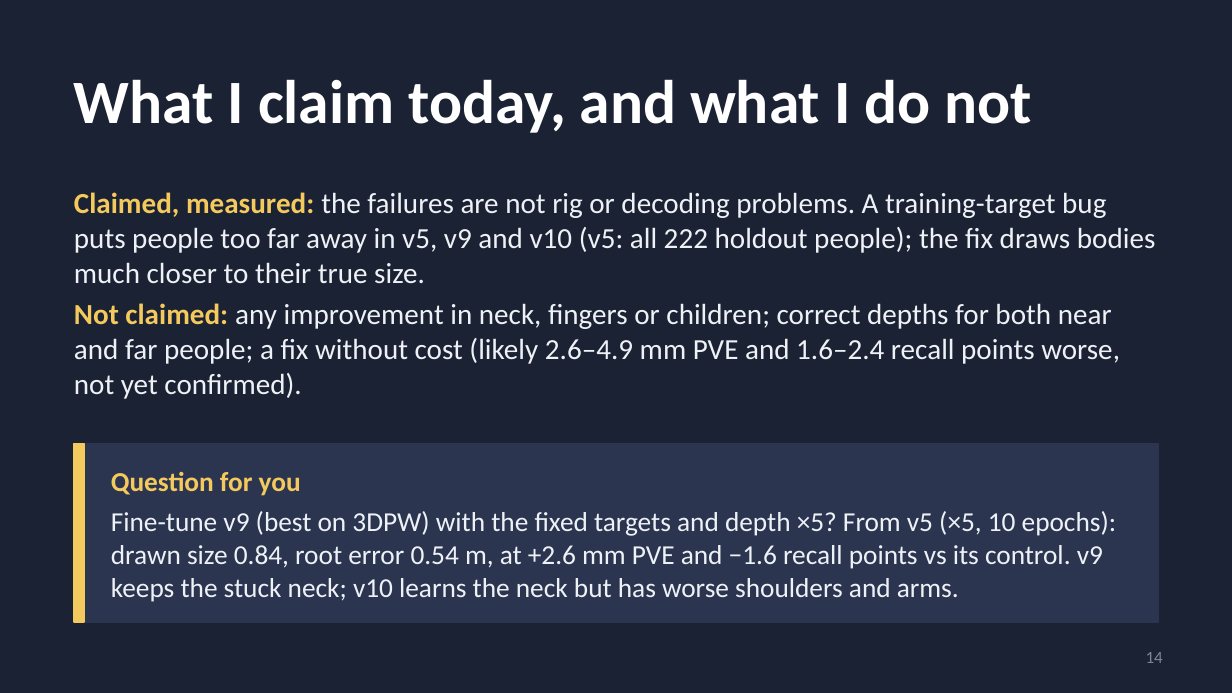
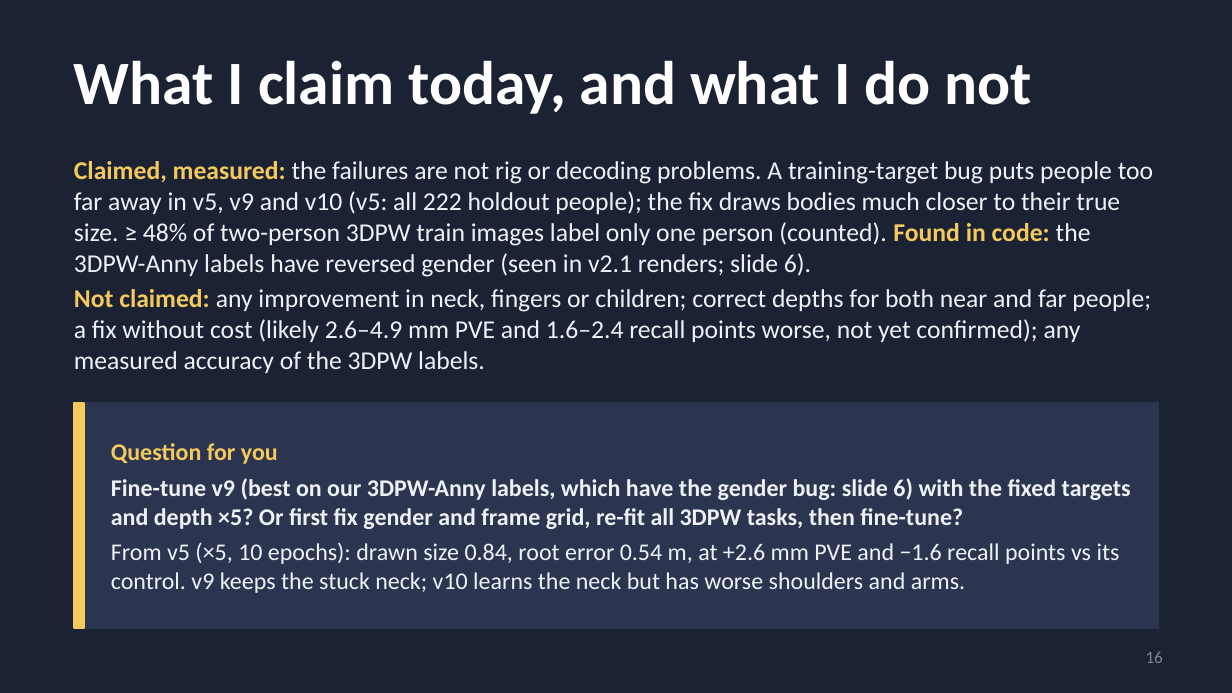
Before and after one commit to saadnajib/Multi-Person-Whole-Body-Human-Mesh-Recovery-in-a-Single-Shot-with-Annyone-dataset-and-3dpw-dataset, a slide deck: slide 16 of docs/supervisor_update_2026-10-16.pptx (slide 14 before the commit). Drawn at 1232x693 pixels with LibreOffice and Linux fonts; fonts in the diff are those of the drawing. Boxes give left, top, right and bottom in pixels: in the first picture for what was removed or moved away, otherwise in the second. Text is boxed around its words. In the diff, an @@ line names an element or a change of style, - is before the commit and + after.

```diff
--- a/docs/supervisor_update_2026-10-16.pptx
+++ b/docs/supervisor_update_2026-10-16.pptx
@@ title "What I claim today, and ...": place and size @@
-title "What I claim today, and ..." at box(74, 79, 1031, 133)
+title "What I claim today, and ..." at box(74, 60, 1031, 114)
@@ text at box(74, 161, 1153, 373): text changed; size 17 to 15 pt @@
-Claimed, measured: the failures are not rig or decoding problems. A training-target bug puts people too far away in v5, v9 and v10 (v5: all 222 holdout people); the fix draws bodies much closer to their true size.
-Not claimed: any improvement in neck, fingers or children; correct depths for both near and far people; a fix without cost (likely 2.6–4.9 mm PVE and 1.6–2.4 recall points worse, not yet confirmed).
+Claimed, measured: the failures are not rig or decoding problems. A training-target bug puts people too far away in v5, v9 and v10 (v5: all 222 holdout people); the fix draws bodies much closer to their true size. ≥ 48% of two-person 3DPW train images label only one person (counted). Found in code: the 3DPW-Anny labels have reversed gender (seen in v2.1 renders; slide 6).
+Not claimed: any improvement in neck, fingers or children; correct depths for both near and far people; a fix without cost (likely 2.6–4.9 mm PVE and 1.6–2.4 recall points worse, not yet confirmed); any measured accuracy of the 3DPW labels.
@@ rectangle: place and size @@
-rectangle at box(74, 444, 1158, 622)
+rectangle at box(74, 403, 1158, 628)
@@ rectangle: place and size @@
-rectangle at box(74, 444, 84, 622)
+rectangle at box(74, 403, 84, 628)
@@ text "Question for you": place and size @@
-text "Question for you" at box(111, 472, 1116, 602)
+text "Question for you" at box(111, 443, 1131, 593)
@@ text at box(111, 443, 278, 464): size 16 to 14 pt in "Question for you" @@
@@ text at box(111, 478, 1131, 593): text changed; size 16 to 14 pt; bold on @@
-Fine-tune v9 (best on 3DPW) with the fixed targets and depth ×5? From v5 (×5, 10 epochs): drawn size 0.84, root error 0.54 m, at +2.6 mm PVE and −1.6 recall points vs its control. v9 keeps the stuck neck; v10 learns the neck but has worse shoulders and arms.
+Fine-tune v9 (best on our 3DPW-Anny labels, which have the gender bug: slide 6) with the fixed targets and depth ×5? Or first fix gender and frame grid, re-fit all 3DPW tasks, then fine-tune?
+From v5 (×5, 10 epochs): drawn size 0.84, root error 0.54 m, at +2.6 mm PVE and −1.6 recall points vs its control. v9 keeps the stuck neck; v10 learns the neck but has worse shoulders and arms.
@@ page number at box(1146, 651, 1163, 663): text changed @@
-14
+16
```
Also in this commit, not shown: 3 other slides changed, 2 slides added, 4 other files.
